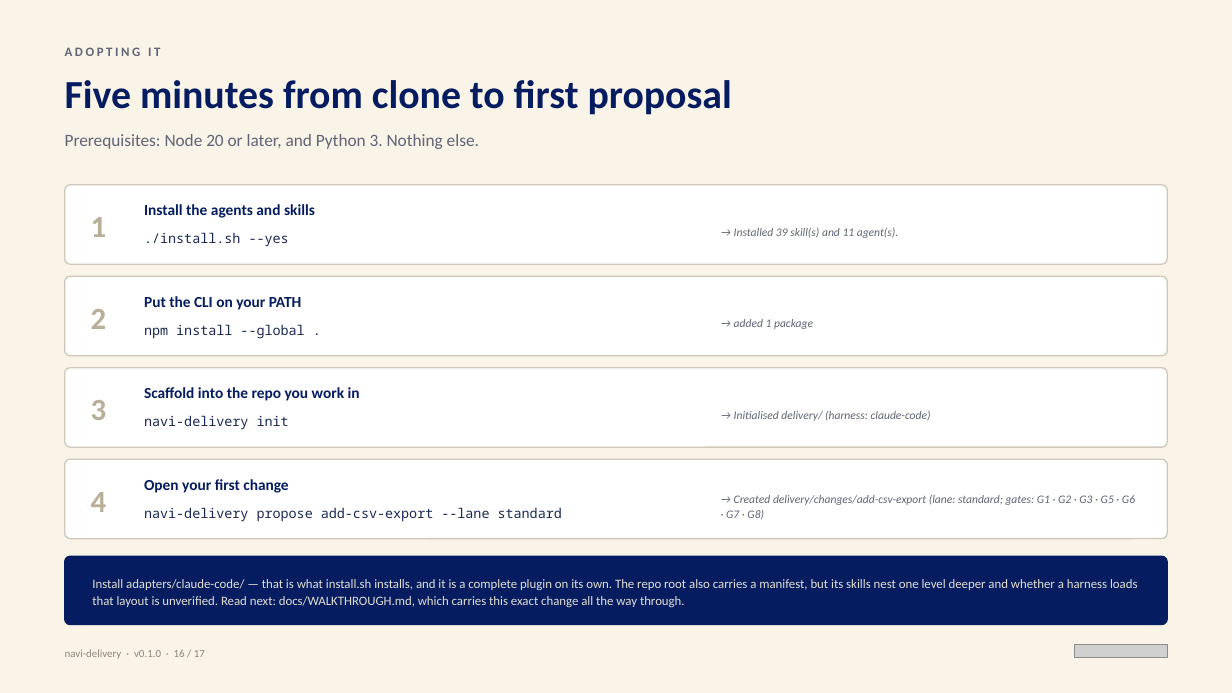
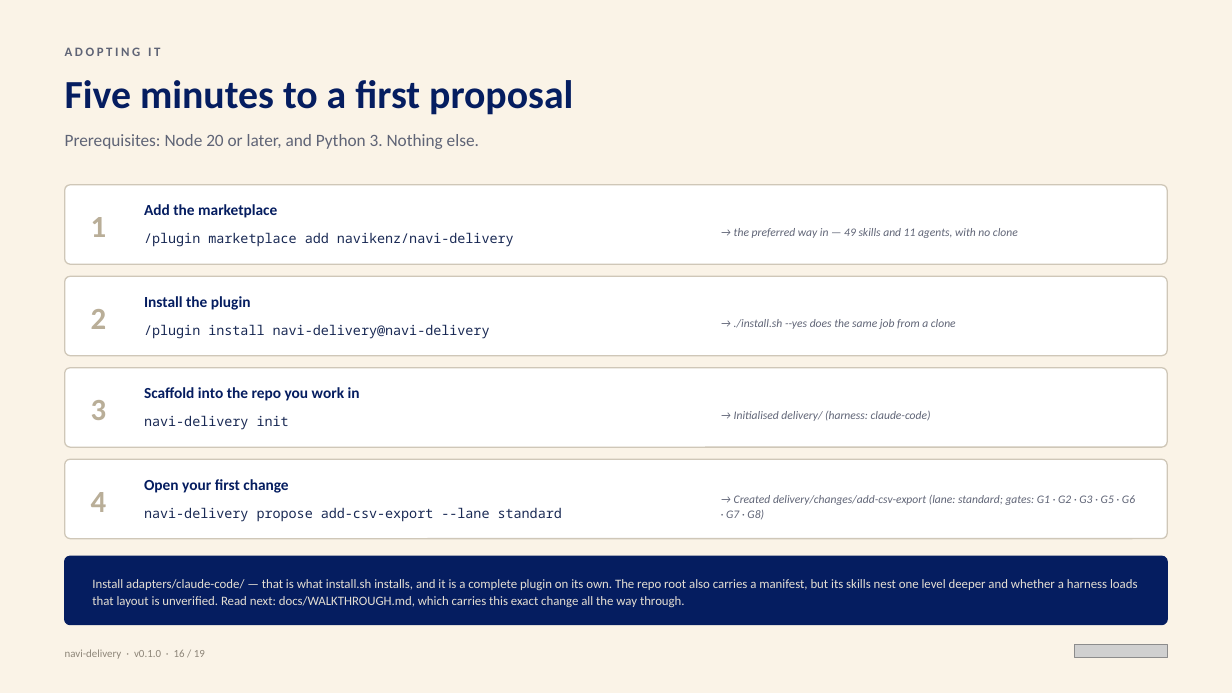
Before and after one commit to avinash-navikenz/agentic-skill-workflow, a slide deck: slide 16 of docs/navi-delivery-overview.pptx. Drawn at 1232x693 pixels with LibreOffice and Linux fonts; fonts in the diff are those of the drawing; grey boxes stand for pictures. Boxes give left, top, right and bottom in pixels: in the first picture for what was removed or moved away, otherwise in the second. Text is boxed around its words. In the diff, an @@ line names an element or a change of style, - is before the commit and + after.

```diff
--- a/docs/navi-delivery-overview.pptx
+++ b/docs/navi-delivery-overview.pptx
@@ text at <box>65,80,573,115</box>: text changed @@
-Five minutes from clone to first proposal
+Five minutes to a first proposal
@@ text at <box>144,204,277,218</box>: text changed @@
-Install the agents and skills
+Add the marketplace
@@ text at <box>144,232,514,247</box>: text changed @@
-./install.sh --yes
+/plugin marketplace add navikenz/navi-delivery
@@ text at <box>734,228,1018,238</box>: text changed @@
-→ Installed 39 skill(s) and 11 agent(s).
+→ the preferred way in — 49 skills and 11 agents, with no clone
@@ text at <box>144,296,251,310</box>: text changed @@
-Put the CLI on your PATH
+Install the plugin
@@ text at <box>144,324,490,339</box>: text changed @@
-npm install --global .
+/plugin install navi-delivery@navi-delivery
@@ text at <box>734,319,956,329</box>: text changed @@
-→ added 1 package
+→ ./install.sh --yes does the same job from a clone
```
Also in this commit, not shown: 16 other slides changed, 2 slides added, 4 other files.
